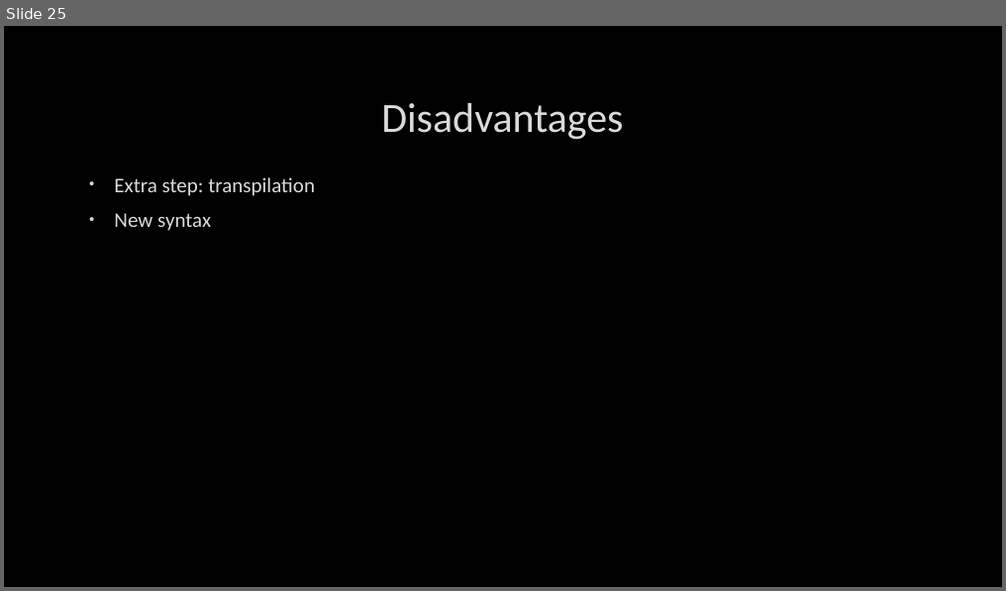
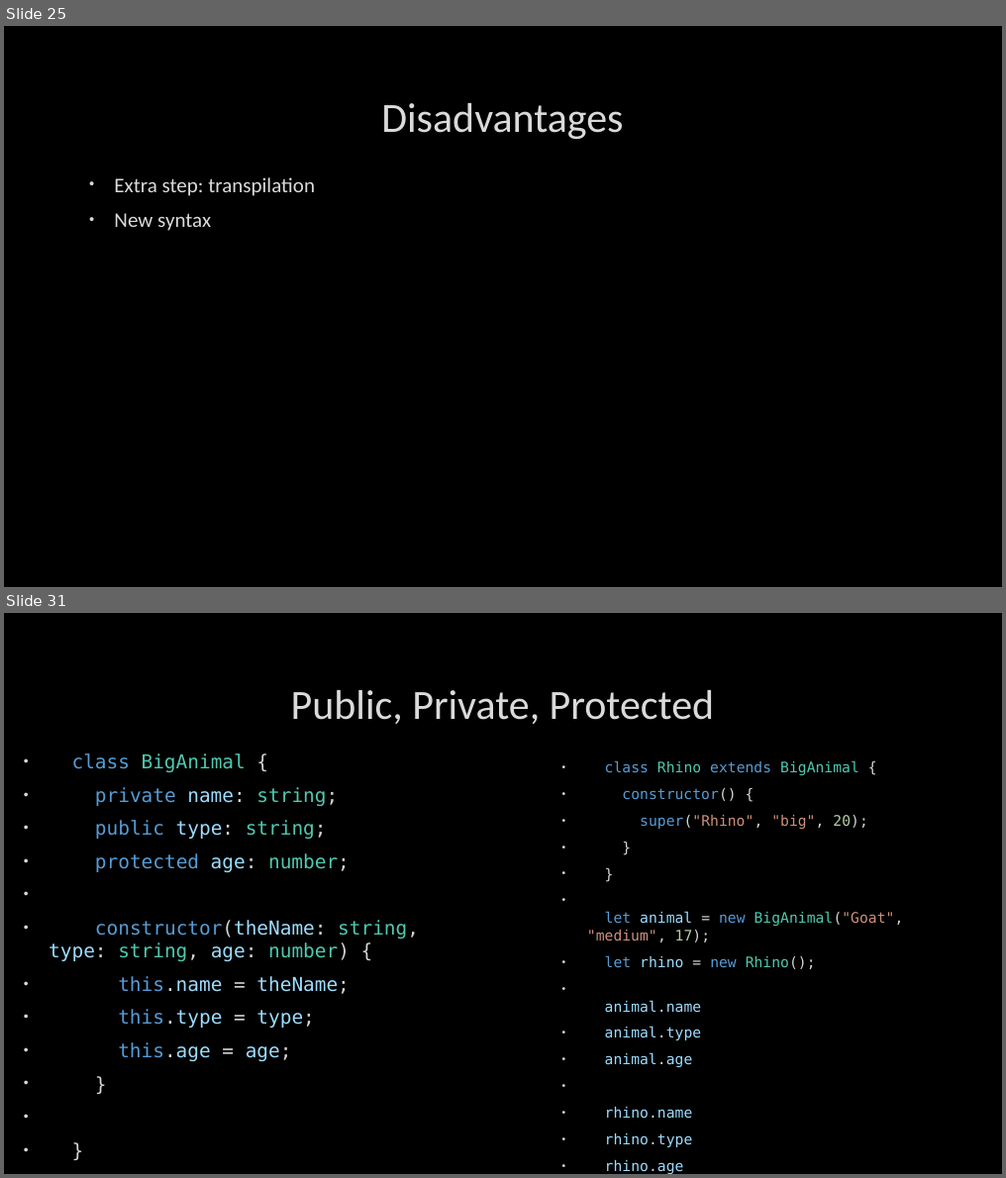
Before and after one commit to PaulaDianaCuc/OOPTraining, a slide deck: OOP JavaScript Training presentation.pptx. Shown one above the other, each under a label of ours: slide 25 before the commit, slides 25 and 31 after it; the slides between them are not shown. The pictures are 1006x591 and 1006x1178 pixels, drawn with LibreOffice and Linux fonts; fonts in the diff are those of the drawing; background and template pictures are left out. Boxes give left, top, right and bottom in pixels: in the first picture for what was removed or moved away, otherwise in the second. Text is boxed around its words. In the diff, an @@ line names an element or a change of style, - is before the commit and + after.

```diff
--- a/OOP JavaScript Training presentation.pptx
+++ b/OOP JavaScript Training presentation.pptx
@@ slide 31 added at (4,613,1002,1174), background picture (left out) @@
@@ title added at (291,690,714,724), 40 pt, text #DADADA @@
+Public, Private, Protected
@@ text added at (49,754,419,1061), 18.5 pt, text #569CD6 @@
+• class BigAnimal {
+• private name: string;
+• public type: string;
+• protected age: number;
+• constructor(theName: string, type: string, age: number) {
+• this.name = theName;
+• this.type = type;
+• this.age = age;
+• }
+• }
@@ text added at (587,788,904,1174), 14 pt, text #9CDCFE @@
+• class Rhino extends BigAnimal {
+• constructor() {
+• super("Rhino", "big", 20);
+• }
+• }
+• let animal = new BigAnimal("Goat", "medium", 17);
+• let rhino = new Rhino();
+• animal.name
+• animal.type
+• animal.age
+• rhino.name
+• rhino.type
+• rhino.age
```
Also in this commit, not shown: 1 slide changed, 12 other slides added, 6 slides removed.
